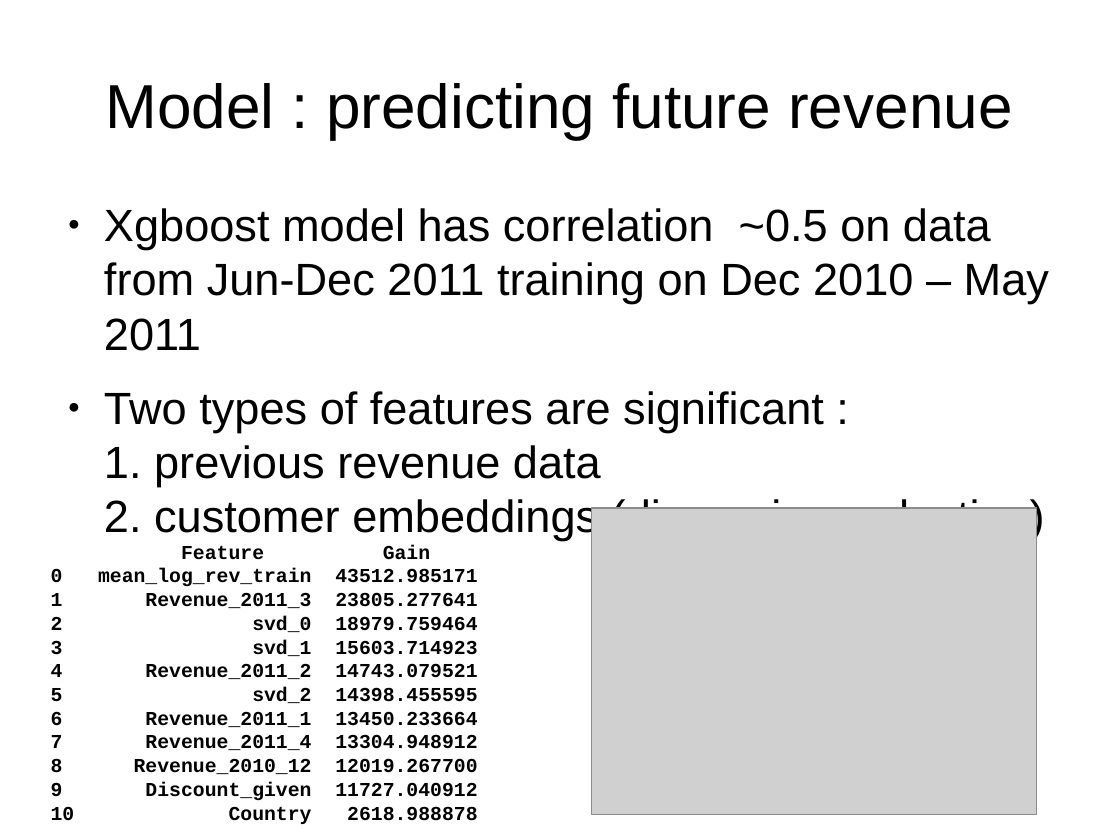
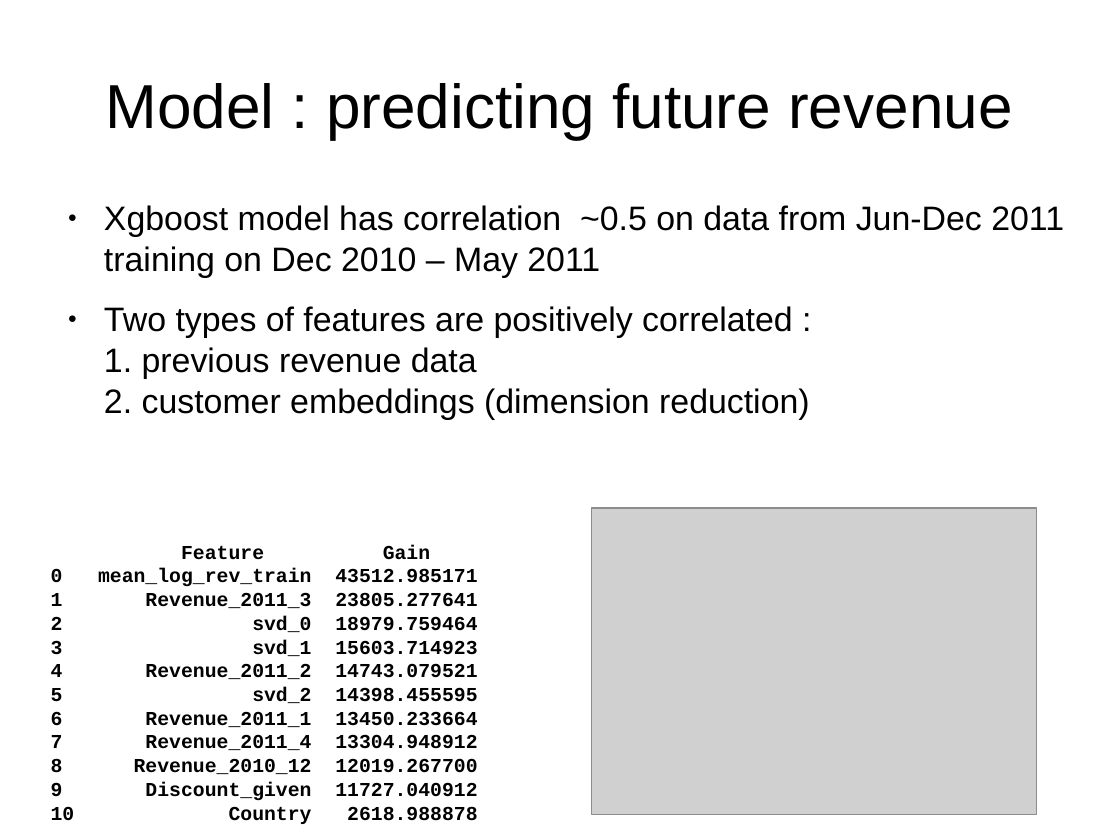
Before and after one commit to leexa90/E-commece-Data-Science, a slide deck: slide 11 of Present.odp (slide 9 before the commit). Drawn at 1120x840 pixels with LibreOffice and Linux fonts; fonts in the diff are those of the drawing; grey boxes stand for pictures. Boxes give left, top, right and bottom in pixels: in the first picture for what was removed or moved away, otherwise in the second. Text is boxed around its words. In the diff, an @@ line names an element or a change of style, - is before the commit and + after.

```diff
--- a/Present.odp
+++ b/Present.odp
@@ text at (104, 205, 1064, 277): size 32 to 24 pt in "Xgboost model has correlation ~0.5 on data ..." @@
@@ text at (104, 306, 810, 419): text changed; size 32 to 24 pt @@
-● Two types of features are significant :
-  1. previous revenue data
-  2. customer embeddings (dimension reduction)
+● Two types of features are positively correlated :
+  1. previous revenue data
+  2. customer embeddings (dimension reduction)
```
Also in this commit, not shown: 9 other slides changed, 8 slides added, 1 slide removed, 4 other files.
